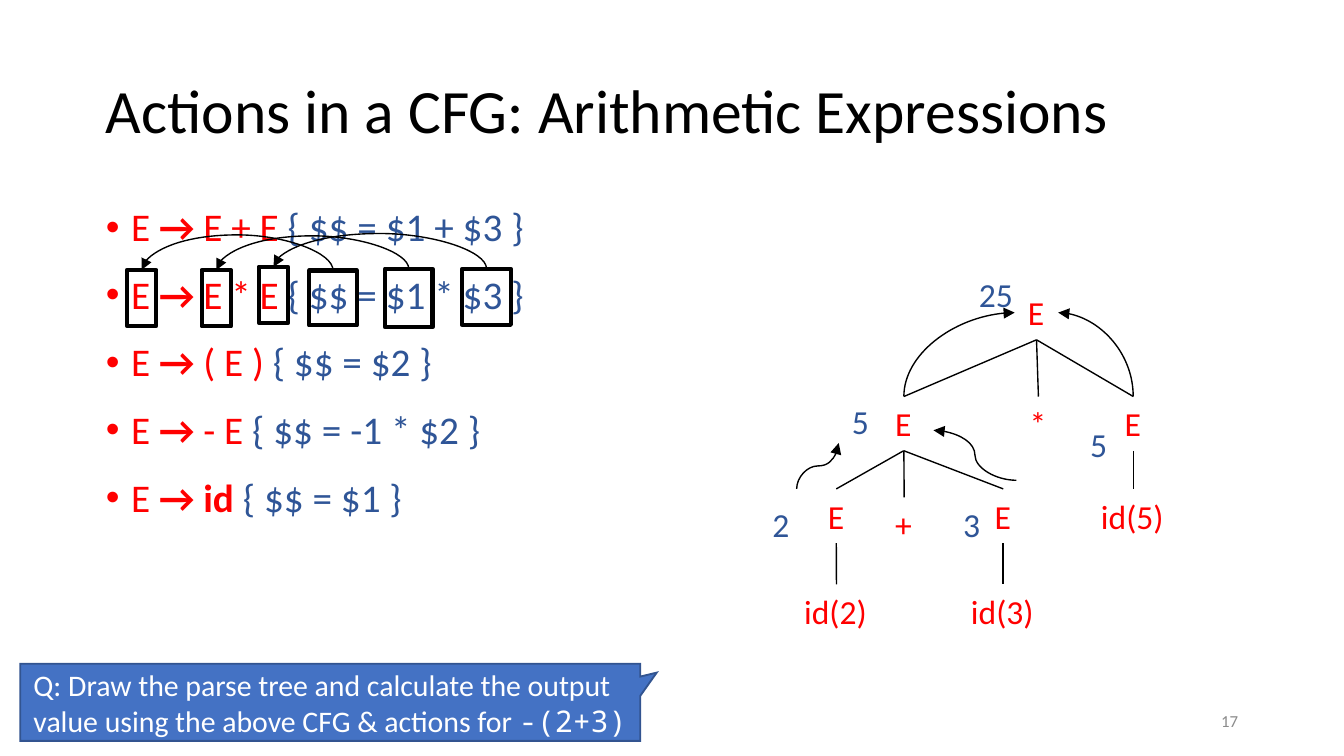
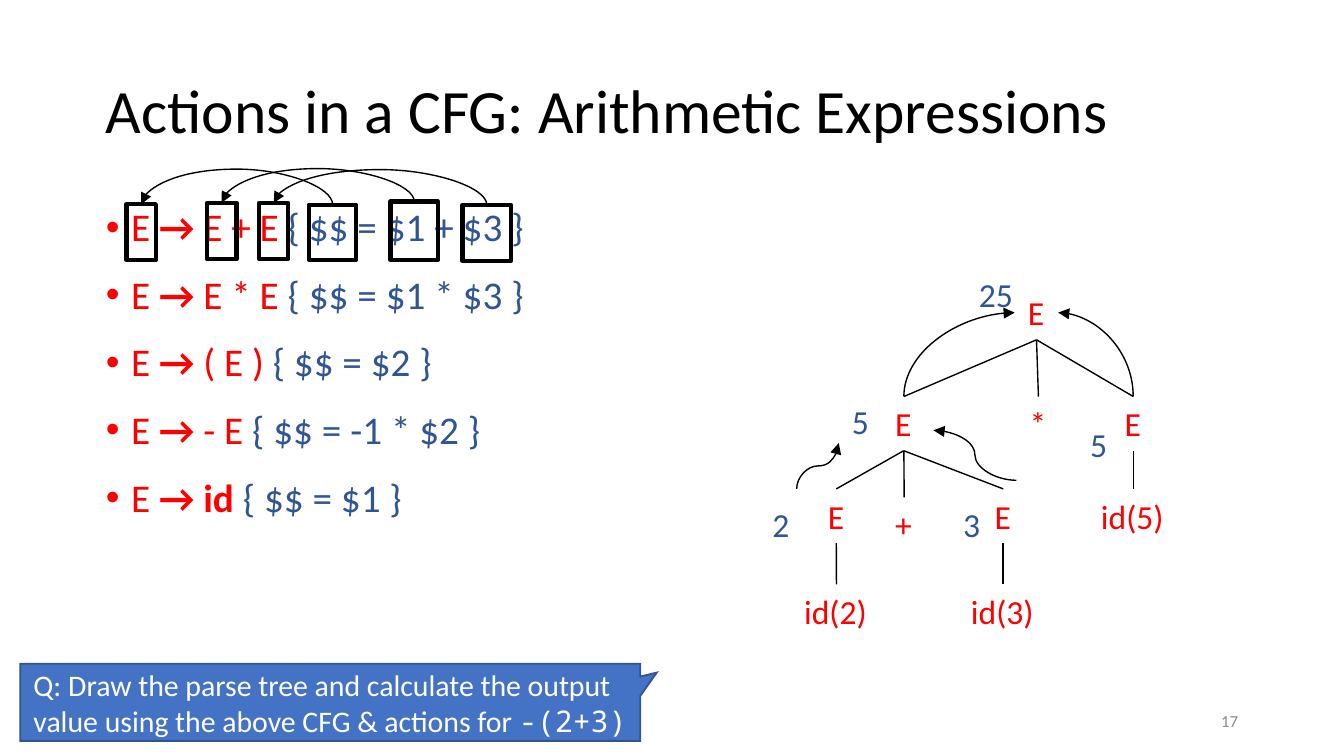
Before and after one commit to anoopsarkar/compilers-class, a slide deck: slide 17 of assets/ppt/cfg/cfg1-intro.pptx. Drawn at 1344x756 pixels with LibreOffice and Linux fonts; fonts in the diff are those of the drawing. Boxes give left, top, right and bottom in pixels: in the first picture for what was removed or moved away, otherwise in the second. Text is boxed around its words. In the diff, an @@ line names an element or a change of style, - is before the commit and + after.

```diff
--- a/assets/ppt/cfg/cfg1-intro.pptx
+++ b/assets/ppt/cfg/cfg1-intro.pptx
@@ 4 rectangles, 2 curved arrows: place and size @@
-4 rectangles, 2 curved arrows at [126, 234, 511, 327]
+4 rectangles, 2 curved arrows at [126, 169, 511, 261]
@@ 2 rectangles, 1 curved arrow: place and size @@
-2 rectangles, 1 curved arrow at [202, 235, 433, 327]
+2 rectangles, 1 curved arrow at [207, 168, 438, 259]
```
Also in this commit, not shown: 2 other slides changed, 2 other files.
